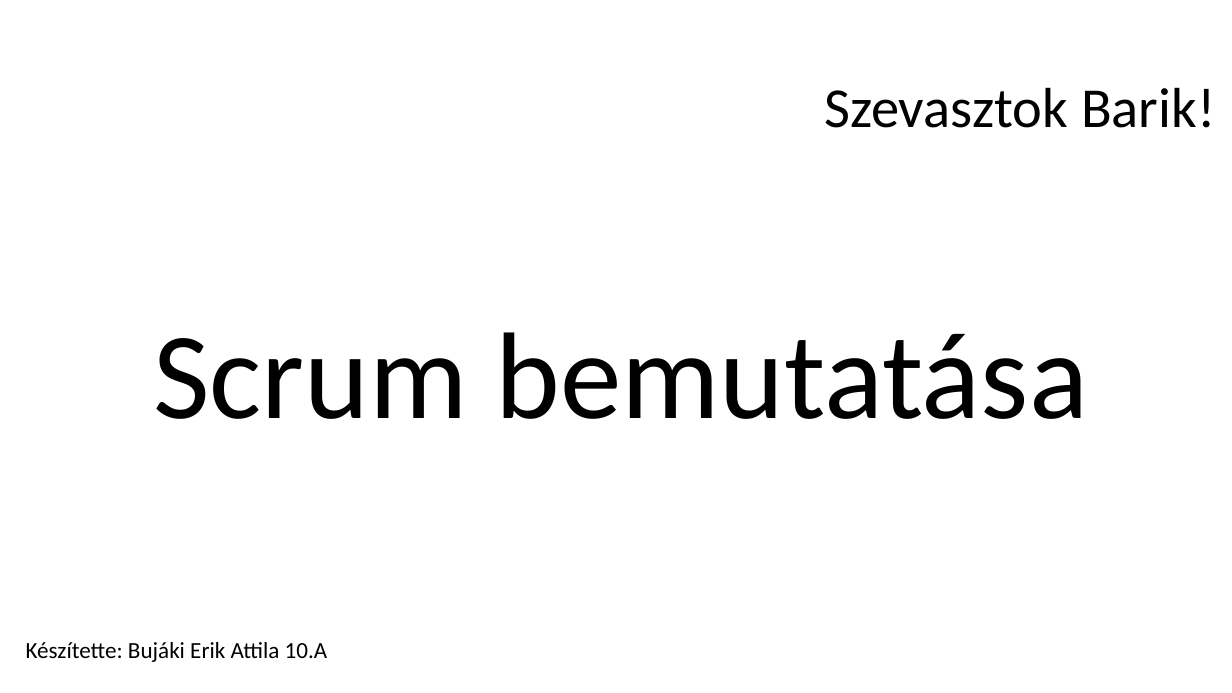
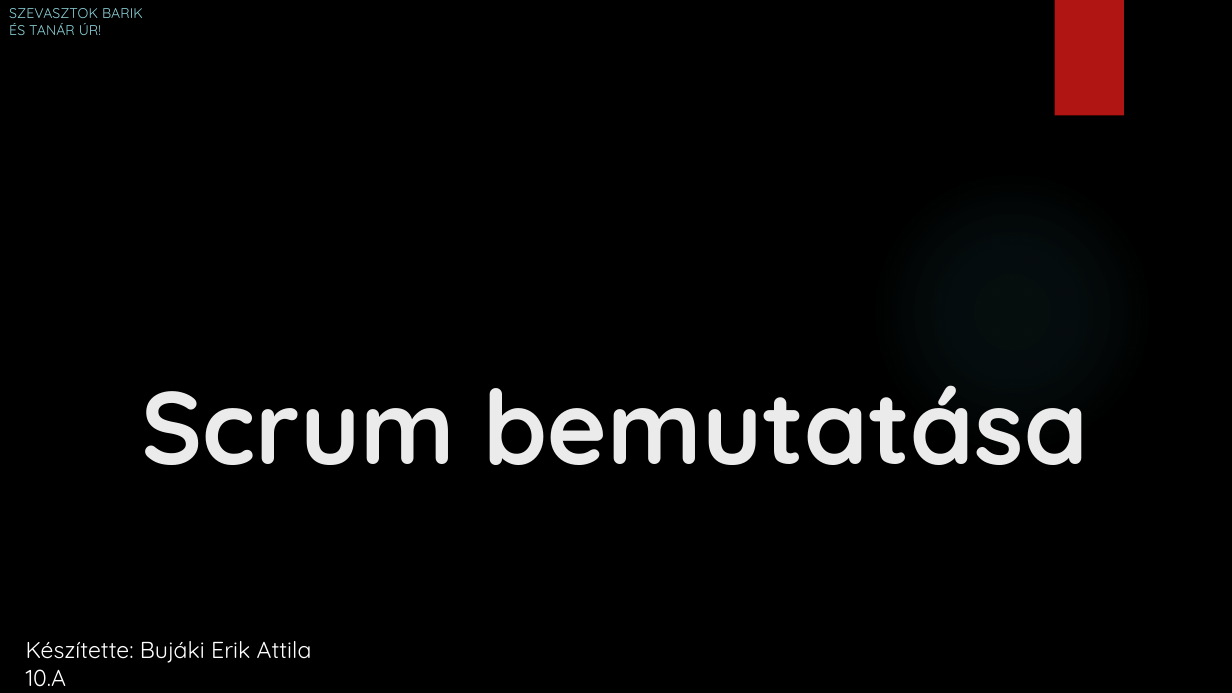
Before and after one commit to MrErik402/PPT, a slide deck: slide 1 of IKT Projekt feladat.pptx. Drawn at 1232x693 pixels with LibreOffice and Linux fonts; fonts in the diff are those of the drawing; background and template pictures are left out. Boxes give left, top, right and bottom in pixels: in the first picture for what was removed or moved away, otherwise in the second. Text is boxed around its words. In the diff, an @@ line names an element or a change of style, - is before the commit and + after.

```diff
--- a/IKT Projekt feladat.pptx
+++ b/IKT Projekt feladat.pptx
@@ background #FFFFFF to picture (left out) @@
@@ subtitle at box(9, 8, 143, 35): text changed; size 44 to 11 pt; font Calibri to Quicksand; text colour #000000 to #8AD0D6 @@
-Szevasztok Barik!
+SZEVASZTOK BARIK ÉS TANÁR ÚR!
@@ rectangle added at box(1055, 0, 1124, 116), fill #B01513 @@
@@ ellipse added at box(870, 169, 1154, 454), fill gradient #50B9C1 @@
@@ title "Scrum bemutatása": place and size @@
-title "Scrum bemutatása" at box(153, 332, 1088, 419)
+title "Scrum bemutatása" at box(142, 385, 1088, 465)
@@ title "Scrum bemutatása" at box(142, 385, 1088, 465): size 96 to 80 pt, font Calibri to Quicksand, text colour #000000 to #EBEBEB, bold on; alignment centre to left @@
@@ text "Készítette: Bujáki Erik Attila 10.A" at box(26, 641, 312, 687): font Calibri to Quicksand, text colour #000000 to #FFFFFF @@
```
Also in this commit, not shown: 8 other slides changed, 1 slide added, 1 slide removed.
